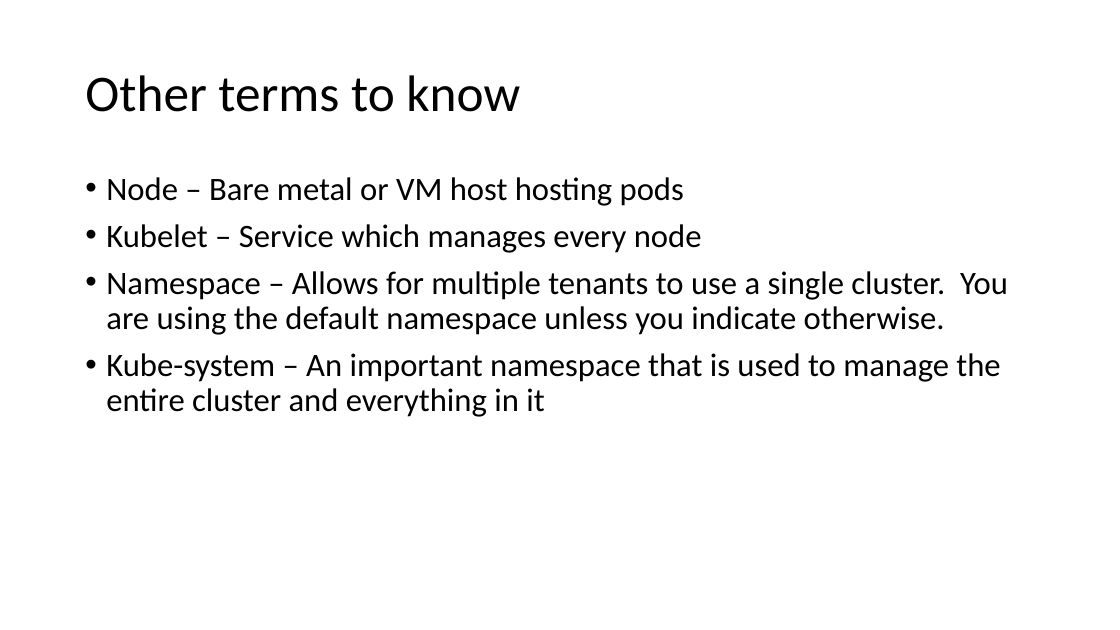
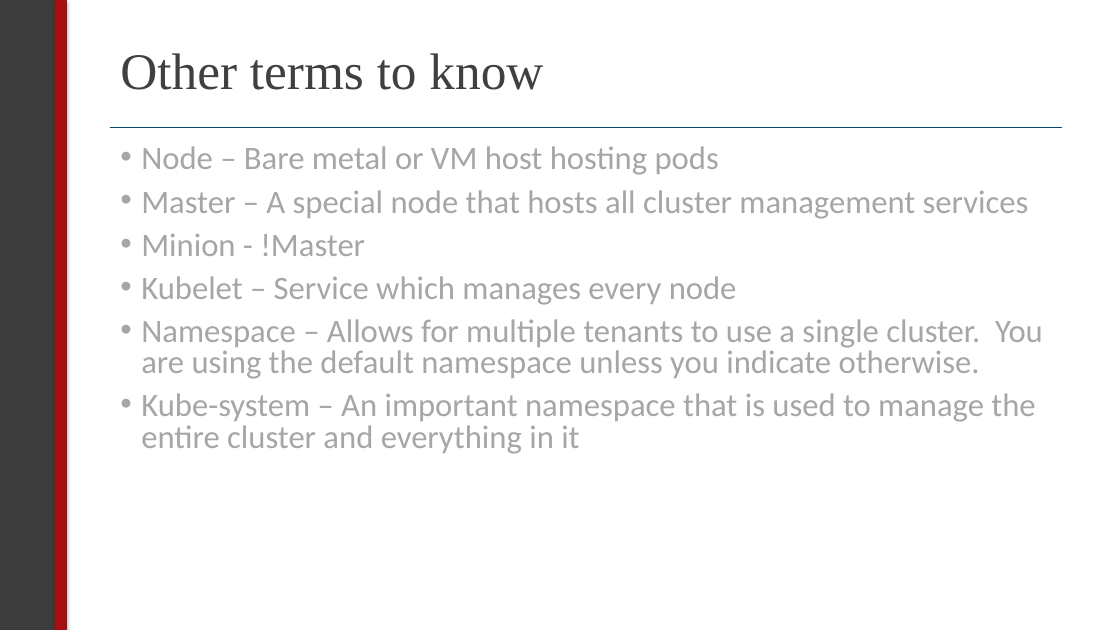
Before and after one commit to sealingtech/kubernetes_training, a slide deck: slide 19 of presentation/kubernetes.pptx (slide 16 before the commit). Drawn at 1120x630 pixels with LibreOffice and Linux fonts; fonts in the diff are those of the drawing. Boxes give left, top, right and bottom in pixels: in the first picture for what was removed or moved away, otherwise in the second. Text is boxed around its words. In the diff, an @@ line names an element or a change of style, - is before the commit and + after.

```diff
--- a/presentation/kubernetes.pptx
+++ b/presentation/kubernetes.pptx
@@ rectangle added at [0, 0, 56, 630], fill #3C3C3C, outline #3C3C3C 0.5 pt @@
@@ rectangle added at [55, 0, 66, 630], fill #A70E12, outline #A70E12 0.5 pt @@
@@ title "Other terms to know": place and size @@
-title "Other terms to know" at [85, 75, 520, 112]
+title "Other terms to know" at [120, 53, 543, 90]
@@ title "Other terms to know" at [120, 53, 543, 90]: font Calibri to Times New Roman, text colour #000000 to #404040 @@
@@ line added from (110, 127) to (1062, 127), #004C6C 1 pt @@
@@ text "Node – Bare metal or ...": place and size @@
-text "Node – Bare metal or ..." at [106, 177, 1008, 417]
+text "Node – Bare metal or ..." at [141, 146, 1043, 454]
@@ text at [141, 146, 1043, 454]: text colour #000000 to #A6A6A6 in "Node – Bare metal or VM host ...", "Kubelet – Service which manages every node", "Namespace – Allows for multiple tenants to ...", "Kube-system – An important namespace that is ..."; line spacing 0.9 to 0.8 @@
@@ text at [141, 190, 1029, 256]: paragraphs added @@
+• Master – A special node that hosts all cluster management services
+• Minion - !Master
```
Also in this commit, not shown: 18 other slides changed, 3 slides added, 1 other file.
